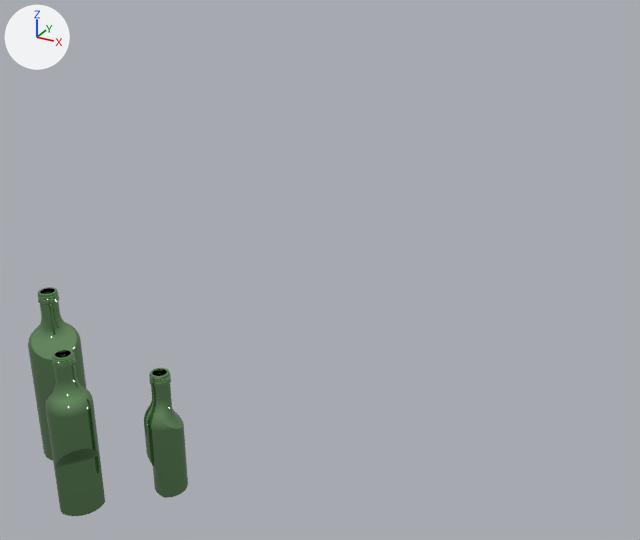
Two versions of the glTF model a/25p2butelki/model.glb, one commit apart.
The view is the same before and after, from a 50 mm lens placed at (645.0, -661.0, 644.0), pointed at (207.0, 136.0, 246.0). Arrows for +X, +Y and +Z are at upper left; the lights stay in place.

Script lines for the objects in view, before the commit:
```python
me_mesh_0_002 = bpy.data.meshes.new('Mesh_0.002')
me_mesh_0_002.from_pydata(...)  # 7679 vertices, 15291 faces; spans x -0.094..-0.015, y -0.039..0.039, z -0.009..0.276
me_mesh_0_002.materials.append(mat_metal_001)  # green #8ebc87
me_mesh_1_002 = bpy.data.meshes.new('Mesh_1.002')
me_mesh_1_002.from_pydata(...)  # 10332 vertices, 20635 faces; spans x -0.008..0.057, y -0.131..-0.066, z 0.0..0.258
me_mesh_1_002.materials.append(mat_metal_001)  # green #8ebc87
me_mesh_2_002 = bpy.data.meshes.new('Mesh_2.002')
me_mesh_2_002.from_pydata(...)  # 7836 vertices, 15631 faces; spans x 0.079..0.137, y -0.029..0.029, z 0.0..0.202
me_mesh_2_002.materials.append(mat_metal_001)  # green #8ebc87
ob_mesh_0_002 = bpy.data.objects.new('Mesh_0.002', me_mesh_0_002)
ob_mesh_0_002.location = (-34.0, 0.0, 1.0)
ob_mesh_0_002.scale = (764.0, 764.0, 764.0)
ob_mesh_1_002 = bpy.data.objects.new('Mesh_1.002', me_mesh_1_002)
ob_mesh_1_002.location = (-2.0, 0.0, -6.0)
ob_mesh_1_002.scale = (764.0, 764.0, 764.0)
ob_mesh_2_002 = bpy.data.objects.new('Mesh_2.002', me_mesh_2_002)
ob_mesh_2_002.location = (-2.0, 0.0, -6.0)
ob_mesh_2_002.scale = (764.0, 764.0, 764.0)
```
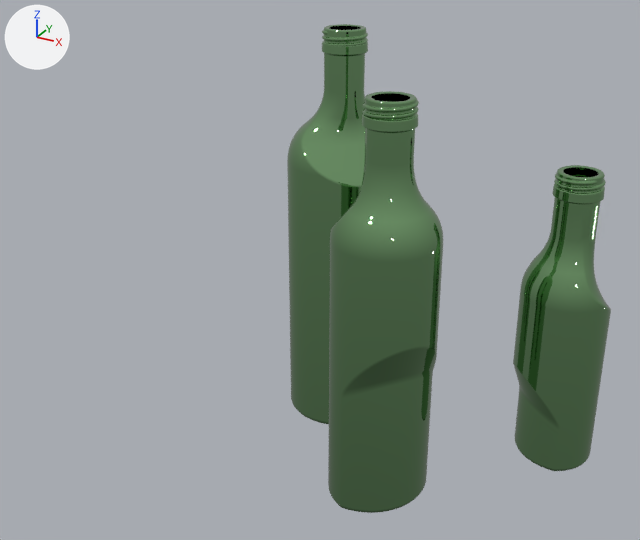
Boxes [x1, y1, x2, y2] around the edits, measured in the pictures (640 x 540 px):
'Mesh_1.002', moved, rescaled (90% wider, 152% taller): before [45, 349, 105, 516]; after [328, 91, 443, 513]
'Mesh_2.002', moved, rescaled (120% wider, 134% taller): before [144, 368, 188, 498]; after [513, 165, 611, 471]
'Mesh_0.002', moved, rescaled: before [28, 287, 87, 461]; after [287, 24, 368, 425]

Patch to the scene script:
```diff
--- a/a/25p2butelki/model.glb.py
+++ b/a/25p2butelki/model.glb.py
@@ ob_mesh_0_002 @@
 ob_mesh_0_002 = bpy.data.objects.new('Mesh_0.002', me_mesh_0_002)
-ob_mesh_0_002.location = (-34.0, 0.0, 1.0)
-ob_mesh_0_002.scale = (764.0, 764.0, 764.0)
+ob_mesh_0_002.location = (257.0, 281.0, 0.0)
+ob_mesh_0_002.scale = (1770.0, 1770.0, 1770.0)
@@ ob_mesh_1_002 @@
 ob_mesh_1_002 = bpy.data.objects.new('Mesh_1.002', me_mesh_1_002)
-ob_mesh_1_002.location = (-2.0, 0.0, -6.0)
-ob_mesh_1_002.scale = (764.0, 764.0, 764.0)
+ob_mesh_1_002.location = (257.0, 281.0, 0.0)
+ob_mesh_1_002.scale = (1770.0, 1770.0, 1770.0)
@@ ob_mesh_2_002 @@
 ob_mesh_2_002 = bpy.data.objects.new('Mesh_2.002', me_mesh_2_002)
-ob_mesh_2_002.location = (-2.0, 0.0, -6.0)
-ob_mesh_2_002.scale = (764.0, 764.0, 764.0)
+ob_mesh_2_002.location = (257.0, 281.0, 0.0)
+ob_mesh_2_002.scale = (1770.0, 1770.0, 1770.0)
```
